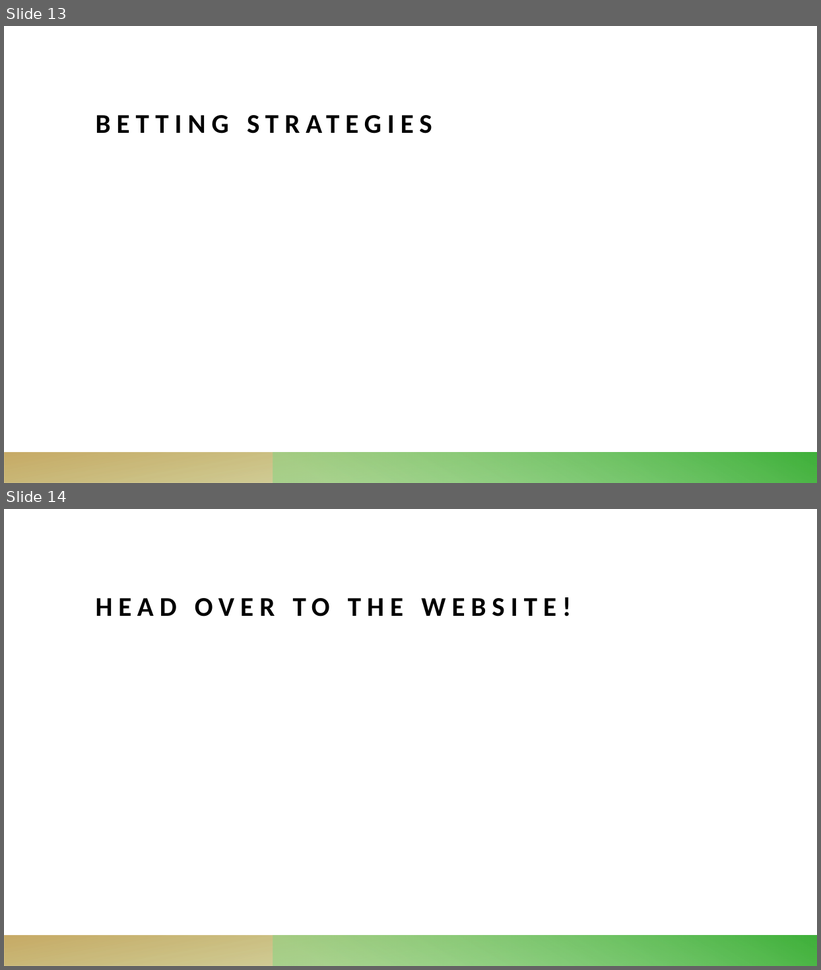
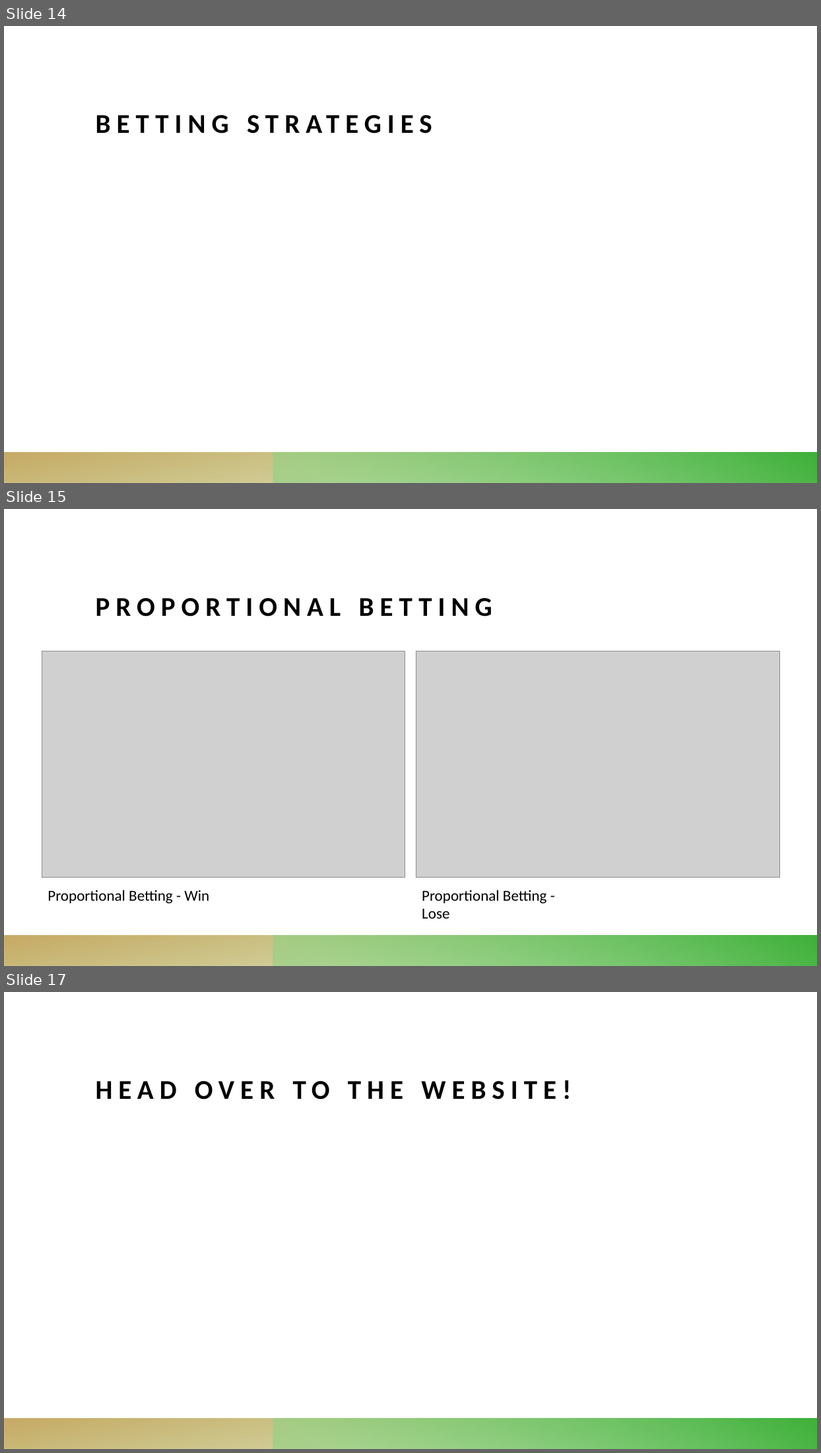
Before and after one commit to atpappa/FinalProject, a slide deck: Final Project Presentation.pptx. Shown one above the other, each under a label of ours: slides 13 and 14 before the commit, slides 14, 15 and 17 after it; the slides between them are not shown. The pictures are 821x970 and 821x1453 pixels, drawn with LibreOffice and Linux fonts; fonts in the diff are those of the drawing; grey boxes stand for pictures. Boxes give left, top, right and bottom in pixels: in the first picture for what was removed or moved away, otherwise in the second. Text is boxed around its words. In the diff, an @@ line names an element or a change of style, - is before the commit and + after.

Commit message:
Added Betting Strategy Slides and Pics

```diff
--- a/Final Project Presentation.pptx
+++ b/Final Project Presentation.pptx
@@ slide 15 added at bbox=[4, 509, 817, 966], background #FFFFFF; not listed: 2 template elements that a slide beside it also shows @@
@@ title added at bbox=[96, 598, 492, 617], 32 pt, text #000000, bold @@
+PROPORTIONAL BETTING
@@ picture added at bbox=[42, 651, 405, 877] @@
@@ picture added at bbox=[416, 651, 780, 877] @@
@@ text added at bbox=[48, 890, 209, 904], 18 pt, text #000000 @@
+Proportional Betting - Win
@@ text added at bbox=[422, 890, 547, 919], 18 pt, text #000000 @@
+Proportional Betting - Lose
@@ what was slide 13 is now slide 14 @@
@@ what was slide 14 is now slide 17 @@
```
Also in this commit, not shown: 2 slides changed, 2 other slides added.
